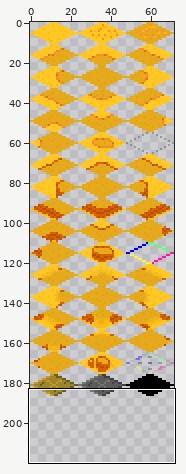
Two states of a sprite sheet, res/sk/neuromancer/Xune/img/tiles.png. The first picture is a wide view before the edit; the outline marks the close-up.
Close-up. The starting point:
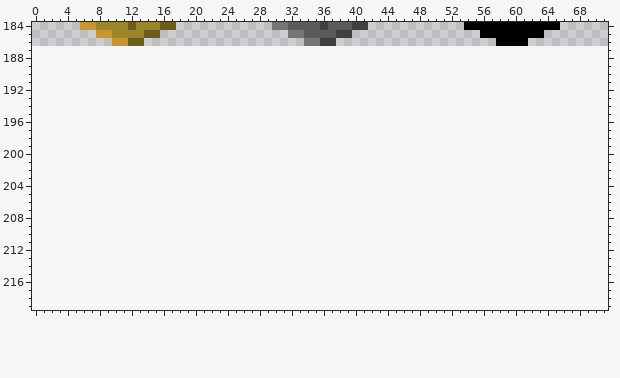
The file is 72x187 pixels. Pixels under 10% opacity are left out. Colours within 5 levels of each other are drawn and written as one. Shown: x 0..71, y 184..219. The old version is drawn lined up with the new one, on the new canvas.
The result:
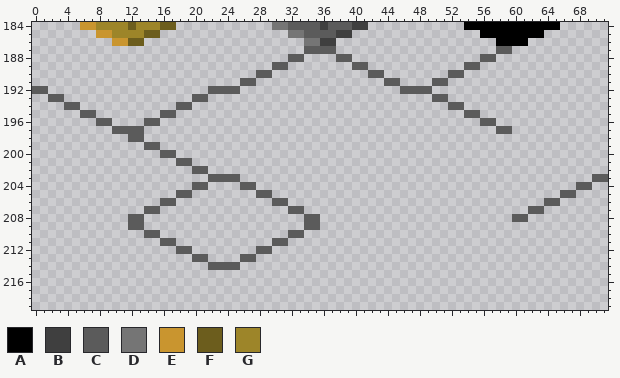
Palette (. is transparent): A #000000  B #3f3f3f  C #5b5b5b  D #757575  E #c9952f  F #6c5d1d  G #9d8529
Change:
canvas 72x187 -> 72x220
@@ x 0..71 @@
 186 ..........EEFF....................DDBB....................AAAA..........
-187 ........................................................................
-188 ........................................................................
-189 ........................................................................
-190 ........................................................................
-191 ........................................................................
-192 ........................................................................
-193 ........................................................................
-194 ........................................................................
-195 ........................................................................
-196 ........................................................................
-197 ........................................................................
-198 ........................................................................
-199 ........................................................................
-200 ........................................................................
-201 ........................................................................
-202 ........................................................................
-203 ........................................................................
-204 ........................................................................
-205 ........................................................................
-206 ........................................................................
-207 ........................................................................
-208 ........................................................................
-209 ........................................................................
-210 ........................................................................
-211 ........................................................................
-212 ........................................................................
-213 ........................................................................
-214 ........................................................................
+187 ..................................CCCC....................CC............
+188 ................................CC....CC................CC..............
+189 ..............................CC........CC............CC................
+190 ............................CC............CC........CC..................
+191 ..........................CC................CC....CC....................
+192 CC....................CCCC....................CCCC......................
+193 ..CC................CC............................CC....................
+194 ....CC............CC................................CC..................
+195 ......CC........CC....................................CC................
+196 ........CC....CC........................................CC..............
+197 ..........CCCC............................................CC............
+198 ............CC..........................................................
+199 ..............CC........................................................
+200 ................CC......................................................
+201 ..................CC....................................................
+202 ....................CC..................................................
+203 ......................CCCC............................................CC
+204 ....................CC....CC........................................CC..
+205 ..................CC........CC....................................CC....
+206 ................CC............CC................................CC......
+207 ..............CC................CC............................CC........
+208 ............CC....................CC........................CC..........
+209 ............CC....................CC....................................
+210 ..............CC................CC......................................
+211 ................CC............CC........................................
+212 ..................CC........CC..........................................
+213 ....................CC....CC............................................
+214 ......................CCCC..............................................
 215 ........................................................................
